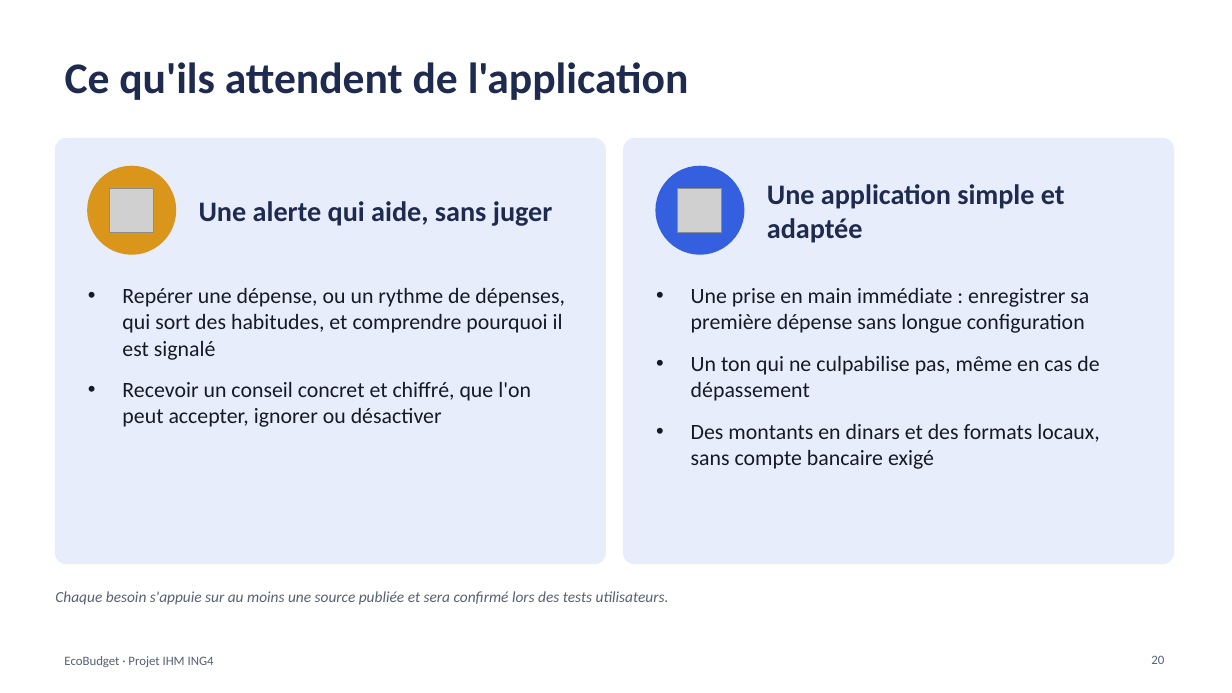
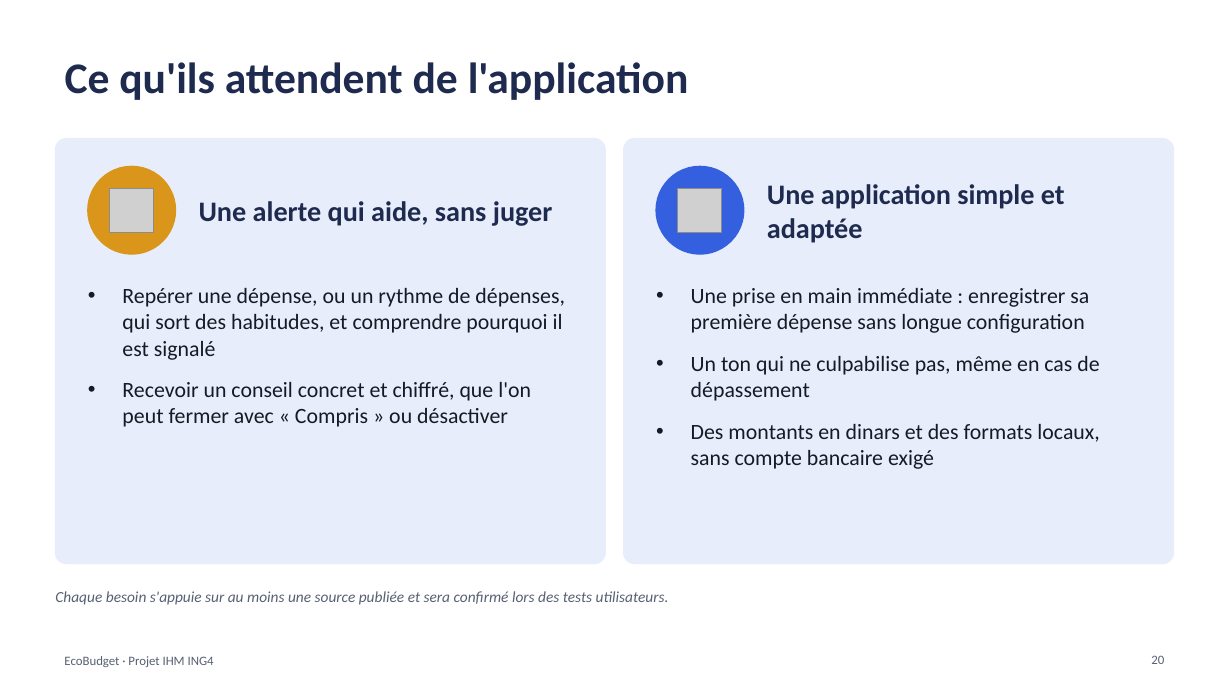
Before and after one commit to kaderouadahi/EcoBudget, a slide deck: slide 20 of livrables/EcoBudget.pptx. Drawn at 1232x693 pixels with LibreOffice and Linux fonts; fonts in the diff are those of the drawing; grey boxes stand for pictures. Boxes give left, top, right and bottom in pixels: in the first picture for what was removed or moved away, otherwise in the second. Text is boxed around its words. In the diff, an @@ line names an element or a change of style, - is before the commit and + after.

```diff
--- a/livrables/EcoBudget.pptx
+++ b/livrables/EcoBudget.pptx
@@ text at (122,382,531,427): text changed @@
-• Recevoir un conseil concret et chiffré, que l'on peut accepter, ignorer ou désactiver
+• Recevoir un conseil concret et chiffré, que l'on peut fermer avec « Compris » ou désactiver
```
Also in this commit, not shown: 2 other slides changed, 2 slides added, 3 other files.
